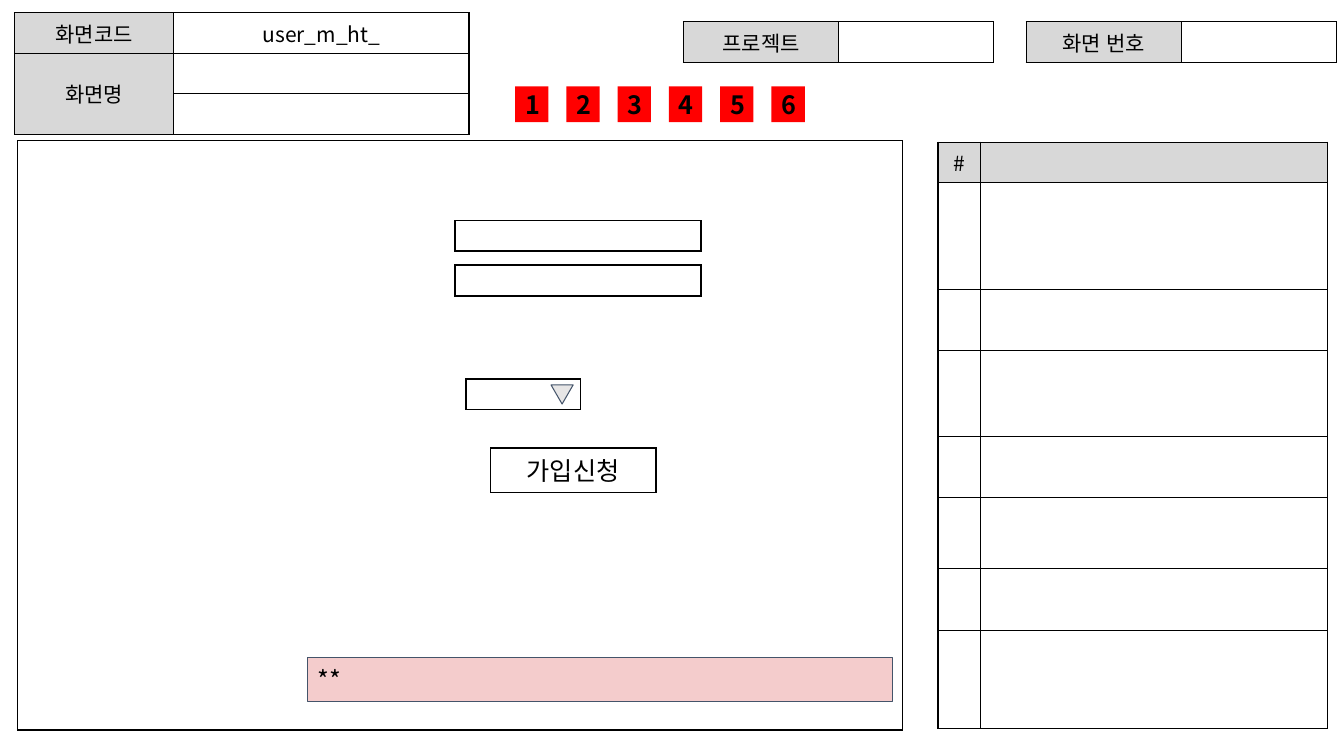
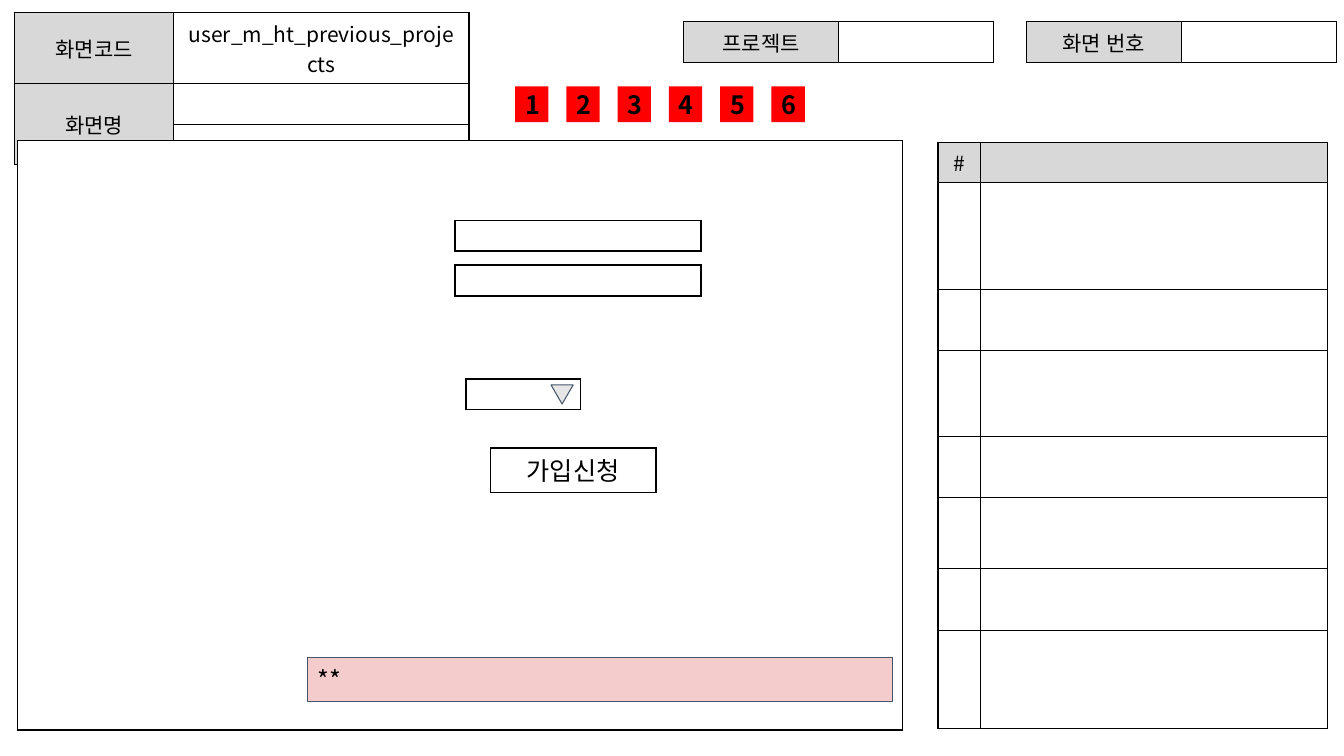
Before and after one commit to ezenteam2/EzenCrowdFunding, a slide deck: slide 11 of project03 화면설계서/project03 - 화면 설계서 - 현태.pptx. Drawn at 1344x756 pixels with LibreOffice and Linux fonts; fonts in the diff are those of the drawing. Boxes give left, top, right and bottom in pixels: in the first picture for what was removed or moved away, otherwise in the second. Text is boxed around its words. In the diff, an @@ line names an element or a change of style, - is before the commit and + after.

```diff
--- a/project03 화면설계서/project03 - 화면 설계서 - 현태.pptx
+++ b/project03 화면설계서/project03 - 화면 설계서 - 현태.pptx
@@ table at (14,13,469,139) @@
-row 1, column 2: user_m_ht_
+row 1, column 2: user_m_ht_previous_projects
```
Also in this commit, not shown: 15 other slides changed, 2 slides removed, 1 other file.
